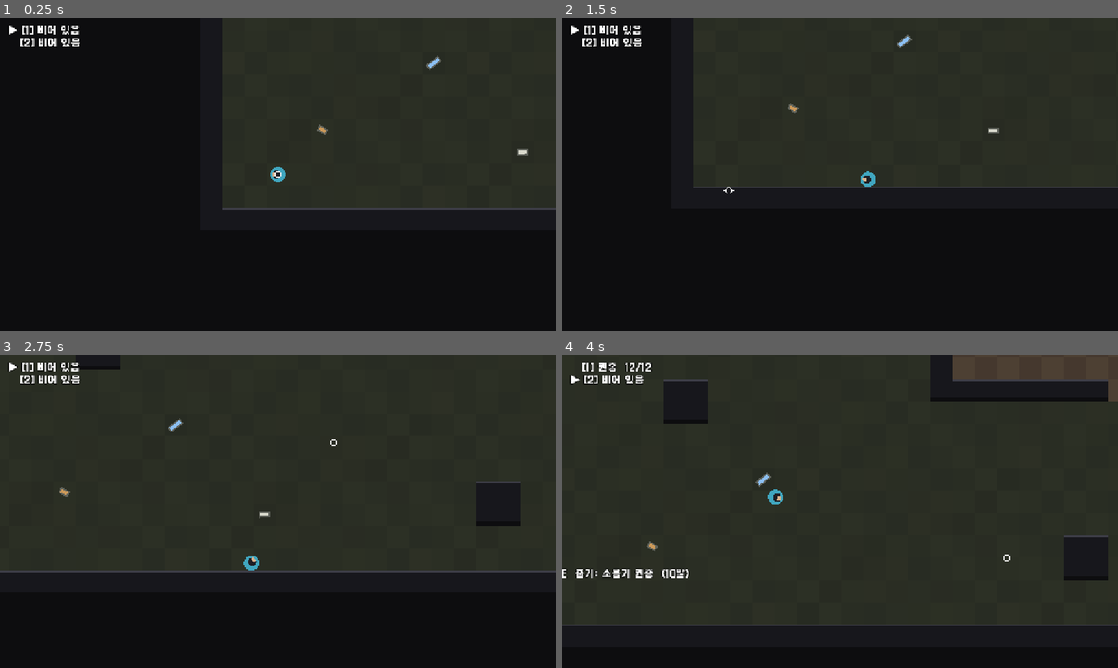
Above: before the commit, frames 1-4 (two rows, left to right).
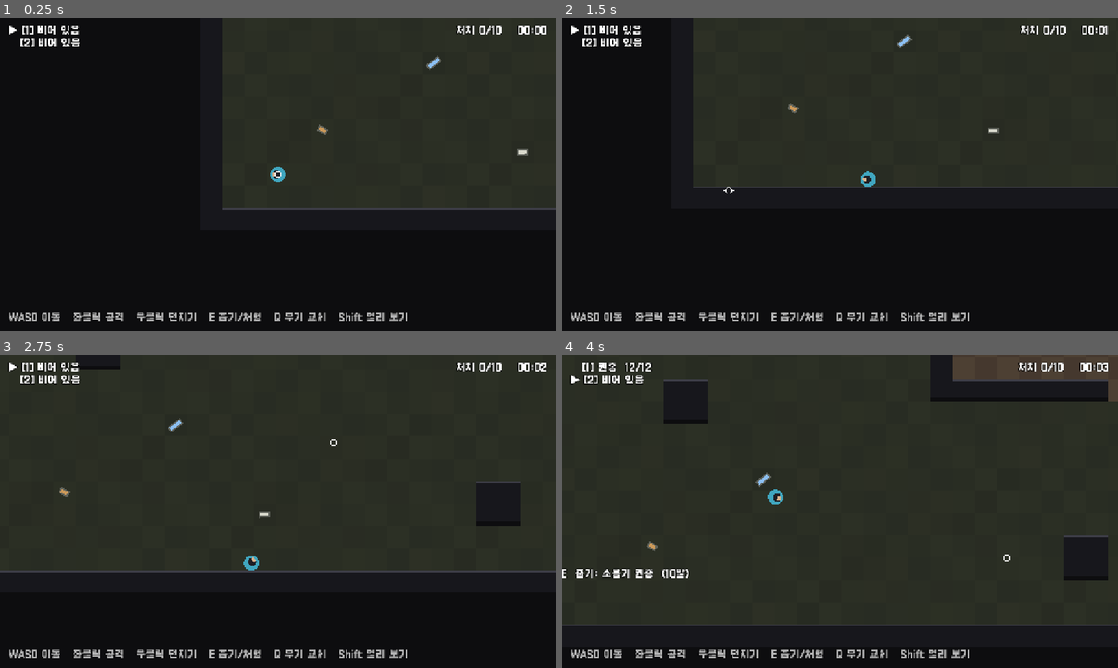
Above: after the commit, the same moments.

Repository: lastgamer05/Scavenge
Game: Godot game, scene res://scenes/main.tscn
Same seed, same stepped clock (60 frames per second), same inputs: the game is played once before the commit and once after it.
Inputs (mouse positions are in pixels of both pictures, inside the frame that each line leads up to):
- Up to frame 1 (0.25 s): no input
- Up to frame 2 (1.5 s): tap Enter at 0.5 s; move the mouse to (962, 158) at 0.52 s; press the mouse at (962, 158) at 0.53 s; hold D (move_right) 0.53-1.28 s; tap Space at 0.77 s; move the mouse to (728, 190) at 1.27 s; release the mouse at (728, 190) at 1.28 s; hold S (move_down) from 1.28 s (still down); tap E (interact) at 1.35 s
- Up to frame 3 (2.75 s): tap Space at 1.52 s; tap R (restart) at 2 s; move the mouse to (333, 442) at 2.02 s; release S (move_down) at 2.03 s; hold D (move_right) from 2.03 s (still down); hold Shift (look) from 2.03 s (still down)
- Up to frame 4 (4 s): move the mouse to (812, 574) at 2.77 s; release D (move_right) at 2.78 s; release Shift (look) at 2.78 s; hold W (move_up) 2.78-3.53 s; tap 1 (slot_1) at 2.85 s; click (812, 574) at 2.92 s; tap Space at 3.02, 3.77 s; move the mouse to (1006, 558) at 3.52 s; hold A (move_left) from 3.53 s (still down); tap 2 (slot_2) at 3.6 s

The runs differ from the first frame. In frame 1, 1.3% of the frame differs, in the area x 1-99%, y 2-97%; in frame 2, 1.3%; in frame 3, 1.3%; in frame 4, 1.3%.

Commit message:
Fix HUD labels anchored off-screen
Co-Authored-By: Claude Opus 5.5 <noreply@anthropic.com>

Diff:
--- a/game/scripts/hud.gd
+++ b/game/scripts/hud.gd
@@ -37,14 +37,18 @@
 	info_label = _label(22, Vector2(0, 16))
 	info_label.set_anchors_preset(Control.PRESET_TOP_RIGHT)
 	info_label.horizontal_alignment = HORIZONTAL_ALIGNMENT_RIGHT
-	info_label.position = Vector2(-420, 16)
-	info_label.size = Vector2(400, 40)
+	info_label.offset_left = -420
+	info_label.offset_right = -20
+	info_label.offset_top = 16
+	info_label.offset_bottom = 56
 	prompt_label = _centered(22, 0.68)
 	toast_label = _centered(22, 0.76)
 	center_label = _centered(44, 0.32)
-	var hint := _label(11, Vector2(20, 0))
+	var hint := _label(22, Vector2(20, 0))
 	hint.set_anchors_preset(Control.PRESET_BOTTOM_LEFT)
-	hint.position = Vector2(20, -34)
+	hint.offset_left = 20
+	hint.offset_top = -44
+	hint.offset_bottom = -12
 	hint.text = "WASD 이동   좌클릭 공격   우클릭 던지기   E 줍기/처형   Q 무기 교체   Shift 멀리 보기"
 	hint.modulate = Color(1, 1, 1, 0.7)
 	var cross := Crosshair.new()
